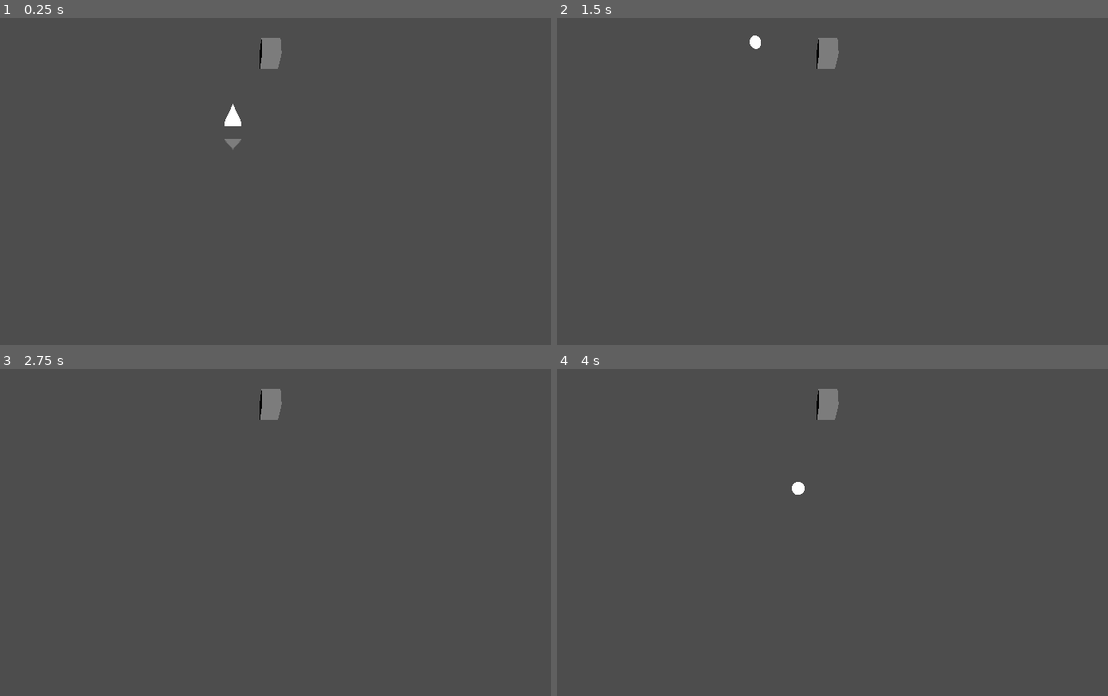
Above: before the commit, frames 1-4 (two rows, left to right).
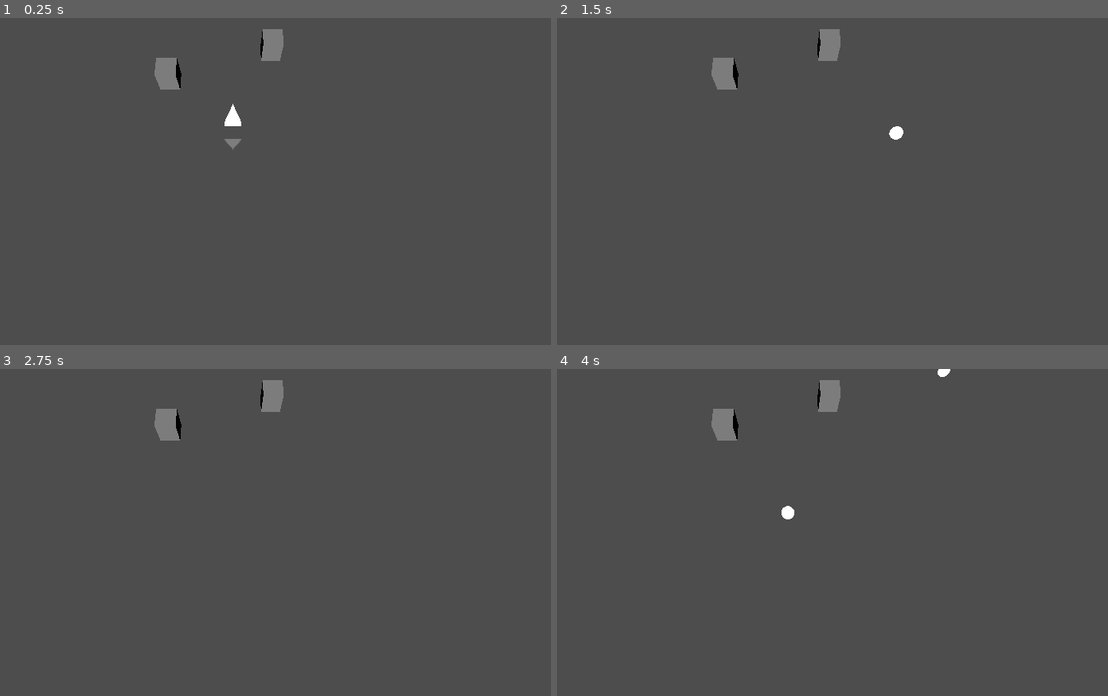
Above: after the commit, the same moments.

Repository: mtthwm/wildjamdec2024
Game: Godot game, scene res://Scenes/game.tscn
Same seed, same stepped clock (60 frames per second), same inputs: the game is played once before the commit and once after it. This scene is started directly instead of the project's main scene.
Inputs (mouse positions are in pixels of both pictures, inside the frame that each line leads up to):
- Up to frame 1 (0.25 s): no input
- Up to frame 2 (1.5 s): tap Enter (ui_accept) at 0.5, 0.77 s; move the mouse to (931, 178) at 0.52 s; press the mouse at (931, 178) at 0.53 s; move the mouse to (661, 214) at 1.27 s; release the mouse at (661, 214) at 1.28 s; tap A (a_pressed) at 1.35 s
- Up to frame 3 (2.75 s): tap Enter (ui_accept) at 1.52 s; click (104, 565) at 1.55 s; move the mouse to (297, 470) at 2.02 s; hold D (d_pressed) from 2.03 s (still down); click (297, 470) at 2.3 s
- Up to frame 4 (4 s): move the mouse to (755, 617) at 2.77 s; release D (d_pressed) at 2.78 s; tap E (e_pressed) at 2.85 s; tap Enter (ui_accept) at 3.02, 3.77 s; click (755, 617) at 3.05 s; move the mouse to (981, 601) at 3.52 s; press the mouse at (981, 601) at 3.53 s

The runs differ from the first frame. In frame 1, 0.6% of the frame differs, in the area x 28-52%, y 3-22%; in frame 2, 0.8%; in frame 3, 0.6%; in frame 4, 0.8%, in the area x 28-72%, y 0-46%.

Commit message:
more rocks

Diff:
--- a/Scenes/rock.tscn
+++ b/Scenes/Game/rock.tscn
@@ -1,21 +1,22 @@
-[gd_scene load_steps=5 format=3 uid="uid://1q7xvt6vqpsf"]
+[gd_scene load_steps=4 format=3 uid="uid://1q7xvt6vqpsf"]
 
 [ext_resource type="Script" path="res://Scripts/rock.gd" id="1_4180p"]
 
 [sub_resource type="BoxMesh" id="BoxMesh_cg3dd"]
 
-[sub_resource type="PhysicsMaterial" id="PhysicsMaterial_82rp3"]
-
 [sub_resource type="BoxShape3D" id="BoxShape3D_wdqpi"]
 
 [node name="Rock" type="Node3D"]
+transform = Transform3D(1, 0, 0, 0, 1, 0, 0, 0, 1, 0, 0.5, 0)
 script = ExtResource("1_4180p")
+initial_health = 30.0
 
 [node name="MeshInstance3D" type="MeshInstance3D" parent="."]
 mesh = SubResource("BoxMesh_cg3dd")
 
-[node name="StaticBody3D" type="StaticBody3D" parent="."]
-physics_material_override = SubResource("PhysicsMaterial_82rp3")
+[node name="Area3D" type="Area3D" parent="."]
 
-[node name="CollisionShape3D" type="CollisionShape3D" parent="StaticBody3D"]
+[node name="CollisionShape3D" type="CollisionShape3D" parent="Area3D"]
 shape = SubResource("BoxShape3D_wdqpi")
+
+[connection signal="area_entered" from="Area3D" to="." method="_on_area_3d_area_entered"]
--- /dev/null
+++ b/Scenes/MattTest.tscn
@@ -0,0 +1,201 @@
+[gd_scene load_steps=10 format=3 uid="uid://o7xtu6uevrp8"]
+
+[ext_resource type="ArrayMesh" uid="uid://nwnesasp4qft" path="res://Models/GingerbreadEnemy/GingerbreadEnemy.obj" id="1_kxf6i"]
+[ext_resource type="PackedScene" uid="uid://dymwl7ethq0vo" path="res://Models/Cabin/cabin.glb" id="2_mlva7"]
+
+[sub_resource type="BoxMesh" id="BoxMesh_wi7sm"]
+
+[sub_resource type="BoxShape3D" id="BoxShape3D_7j5y4"]
+
+[sub_resource type="BoxShape3D" id="BoxShape3D_623k7"]
+
+[sub_resource type="BoxMesh" id="BoxMesh_f0boa"]
+
+[sub_resource type="Animation" id="Animation_hn4bs"]
+length = 0.001
+tracks/0/type = "bezier"
+tracks/0/imported = false
+tracks/0/enabled = true
+tracks/0/path = NodePath(".:position:x")
+tracks/0/interp = 1
+tracks/0/loop_wrap = true
+tracks/0/keys = {
+"handle_modes": PackedInt32Array(0),
+"points": PackedFloat32Array(0, -0.25, 0, 0.25, 0),
+"times": PackedFloat32Array(0)
+}
+tracks/1/type = "bezier"
+tracks/1/imported = false
+tracks/1/enabled = true
+tracks/1/path = NodePath(".:position:y")
+tracks/1/interp = 1
+tracks/1/loop_wrap = true
+tracks/1/keys = {
+"handle_modes": PackedInt32Array(0),
+"points": PackedFloat32Array(0, -0.25, 0, 0.25, 0),
+"times": PackedFloat32Array(0)
+}
+tracks/2/type = "bezier"
+tracks/2/imported = false
+tracks/2/enabled = true
+tracks/2/path = NodePath(".:position:z")
+tracks/2/interp = 1
+tracks/2/loop_wrap = true
+tracks/2/keys = {
+"handle_modes": PackedInt32Array(0),
+"points": PackedFloat32Array(0, -0.25, 0, 0.25, 0),
+"times": PackedFloat32Array(0)
+}
+tracks/3/type = "bezier"
+tracks/3/imported = false
+tracks/3/enabled = true
+tracks/3/path = NodePath(".:rotation:x")
+tracks/3/interp = 1
+tracks/3/loop_wrap = true
+tracks/3/keys = {
+"handle_modes": PackedInt32Array(0),
+"points": PackedFloat32Array(0, -0.25, 0, 0.25, 0),
+"times": PackedFloat32Array(0)
+}
+tracks/4/type = "bezier"
+tracks/4/imported = false
+tracks/4/enabled = true
+tracks/4/path = NodePath(".:rotation:y")
+tracks/4/interp = 1
+tracks/4/loop_wrap = true
+tracks/4/keys = {
+"handle_modes": PackedInt32Array(0),
+"points": PackedFloat32Array(0, -0.25, 0, 0.25, 0),
+"times": PackedFloat32Array(0)
+}
+tracks/5/type = "bezier"
+tracks/5/imported = false
+tracks/5/enabled = true
+tracks/5/path = NodePath(".:rotation:z")
+tracks/5/interp = 1
+tracks/5/loop_wrap = true
+tracks/5/keys = {
+"handle_modes": PackedInt32Array(0),
+"points": PackedFloat32Array(0, -0.25, 0, 0.25, 0),
+"times": PackedFloat32Array(0)
+}
+
+[sub_resource type="Animation" id="Animation_m6khd"]
+resource_name = "Run"
+length = 0.8
+loop_mode = 1
+tracks/0/type = "bezier"
+tracks/0/imported = false
+tracks/0/enabled = true
+tracks/0/path = NodePath(".:position:x")
+tracks/0/interp = 1
+tracks/0/loop_wrap = true
+tracks/0/keys = {
+"handle_modes": PackedInt32Array(0, 0, 0, 0, 0),
+"points": PackedFloat32Array(0, -0.25, 0, 0.25, 0, -11.4223, -0.25, 0, 0.25, 0, -0.446811, -0.25, 0, 0.25, 0, -0.446811, -0.25, 0, 0.25, 0, 0, -0.25, 0, 0.25, 0),
+"times": PackedFloat32Array(0, 0.2, 0.4, 0.6, 0.766667)
+}
+tracks/1/type = "bezier"
+tracks/1/imported = false
+tracks/1/enabled = true
+tracks/1/path = NodePath(".:position:y")
+tracks/1/interp = 1
+tracks/1/loop_wrap = true
+tracks/1/keys = {
+"handle_modes": PackedInt32Array(0, 0, 0, 0, 0),
+"points": PackedFloat32Array(0, -0.25, 0, 0.25, 0, 10.4869, -0.25, 0, 0.25, 0, 1.89158, -0.25, 0, 0.25, 0, 8.18686, -0.25, 0, 0.25, 0, 0, -0.25, 0, 0.25, 0),
+"times": PackedFloat32Array(0, 0.2, 0.4, 0.6, 0.766667)
+}
+tracks/2/type = "bezier"
+tracks/2/imported = false
+tracks/2/enabled = true
+tracks/2/path = NodePath(".:position:z")
+tracks/2/interp = 1
+tracks/2/loop_wrap = true
+tracks/2/keys = {
+"handle_modes": PackedInt32Array(0, 0, 0, 0, 0),
+"points": PackedFloat32Array(0, -0.25, 0, 0.25, 0, -10.2829, -0.25, 0, 0.25, 0, 0, -0.25, 0, 0.25, 0, 0, -0.25, 0, 0.25, 0, 0, -0.25, 0, 0.25, 0),
+"times": PackedFloat32Array(0, 0.2, 0.4, 0.6, 0.766667)
+}
+tracks/3/type = "bezier"
+tracks/3/imported = false
+tracks/3/enabled = true
+tracks/3/path = NodePath(".:rotation:x")
+tracks/3/interp = 1
+tracks/3/loop_wrap = true
+tracks/3/keys = {
+"handle_modes": PackedInt32Array(0, 0, 0, 0, 0),
+"points": PackedFloat32Array(0, -0.25, 0, 0.25, 0, -0.530427, -0.25, 0, 0.25, 0, 0, -0.25, 0, 0.25, 0, 0.421402, -0.25, 0, 0.25, 0, 0, -0.25, 0, 0.25, 0),
+"times": PackedFloat32Array(0, 0.2, 0.4, 0.6, 0.766667)
+}
+tracks/4/type = "bezier"
+tracks/4/imported = false
+tracks/4/enabled = true
+tracks/4/path = NodePath(".:rotation:y")
+tracks/4/interp = 1
+tracks/4/loop_wrap = true
+tracks/4/keys = {
+"handle_modes": PackedInt32Array(0, 0, 0, 0, 0),
+"points": PackedFloat32Array(0, -0.25, 0, 0.25, 0, -0.756834, -0.25, 0, 0.25, 0, 0, -0.25, 0, 0.25, 0, 0.673382, -0.25, 0, 0.25, 0, 0, -0.25, 0, 0.25, 0),
+"times": PackedFloat32Array(0, 0.2, 0.4, 0.6, 0.766667)
+}
+tracks/5/type = "bezier"
+tracks/5/imported = false
+tracks/5/enabled = true
+tracks/5/path = NodePath(".:rotation:z")
+tracks/5/interp = 1
+tracks/5/loop_wrap = true
+tracks/5/keys = {
+"handle_modes": PackedInt32Array(0, 0, 0, 0, 0),
+"points": PackedFloat32Array(0, -0.25, 0, 0.25, 0, 0.0249361, -0.25, 0, 0.25, 0, 0, -0.25, 0, 0.25, 0, 0.0395786, -0.25, 0, 0.25, 0, 0, -0.25, 0, 0.25, 0),
+"times": PackedFloat32Array(0, 0.2, 0.4, 0.6, 0.766667)
+}
+
+[sub_resource type="AnimationLibrary" id="AnimationLibrary_8s8ig"]
+_data = {
+"RESET": SubResource("Animation_hn4bs"),
+"Run": SubResource("Animation_m6khd")
+}
+
+[node name="Node3D" type="Node3D"]
+
+[node name="Floor" type="Node3D" parent="."]
+transform = Transform3D(17.3569, 0, 0, 0, 1, 0, 0, 0, 12.1105, 0, 0, 0)
+
+[node name="MeshInstance3D" type="MeshInstance3D" parent="Floor"]
+mesh = SubResource("BoxMesh_wi7sm")
+
+[node name="StaticBody3D" type="StaticBody3D" parent="Floor"]
+
+[node name="CollisionShape3D" type="CollisionShape3D" parent="Floor/StaticBody3D"]
+shape = SubResource("BoxShape3D_7j5y4")
+
+[node name="RigidBody3D" type="RigidBody3D" parent="."]
+transform = Transform3D(0.699077, 0.715046, 0, -0.715046, 0.699077, 0, 0, 0, 1, 0, 8.46852, 0)
+
+[node name="CollisionShape3D" type="CollisionShape3D" parent="RigidBody3D"]
+shape = SubResource("BoxShape3D_623k7")
+
+[node name="MeshInstance3D" type="MeshInstance3D" parent="RigidBody3D"]
+mesh = SubResource("BoxMesh_f0boa")
+
+[node name="Camera3D" type="Camera3D" parent="."]
+transform = Transform3D(-3.78552e-08, 0.5, -0.866025, 2.18557e-08, 0.866025, 0.5, 1, 0, -4.37114e-08, -12, 7, 0)
+
+[node name="DirectionalLight3D" type="DirectionalLight3D" parent="."]
+transform = Transform3D(0.5, 0.752279, -0.42904, 0.866025, -0.434329, 0.247707, 0, -0.495413, -0.868657, 0, 11, 0)
+
+[node name="SpotLight3D" type="SpotLight3D" parent="DirectionalLight3D"]
+transform = Transform3D(0.5022, 0.811504, 0.29876, -0.786279, 0.572316, -0.232853, -0.359946, -0.11797, 0.925485, -5.09808, 1.00948, 7.48269)
+
+[node name="GingerbreadEnemy" type="MeshInstance3D" parent="."]
+mesh = ExtResource("1_kxf6i")
+metadata/_edit_group_ = true
+
+[node name="AnimationPlayer" type="AnimationPlayer" parent="GingerbreadEnemy"]
+libraries = {
+"": SubResource("AnimationLibrary_8s8ig")
+}
+autoplay = "Run"
+
+[node name="cabin" parent="." instance=ExtResource("2_mlva7")]
--- /dev/null
+++ b/Scenes/bullet.tscn
@@ -0,0 +1,35 @@
+[gd_scene load_steps=5 format=3 uid="uid://4isa3djw22cn"]
+
+[ext_resource type="Script" path="res://Scripts/bullet.gd" id="1_rqudi"]
+
+[sub_resource type="ORMMaterial3D" id="ORMMaterial3D_tcdh3"]
+emission_enabled = true
+emission = Color(1, 1, 1, 1)
+
+[sub_resource type="SphereMesh" id="SphereMesh_glifu"]
+radius = 0.3
+height = 0.6
+
+[sub_resource type="SphereShape3D" id="SphereShape3D_qln0x"]
+radius = 0.291503
+
+[node name="Bullet" type="Node3D"]
+script = ExtResource("1_rqudi")
+
+[node name="MeshInstance3D" type="MeshInstance3D" parent="."]
+material_override = SubResource("ORMMaterial3D_tcdh3")
+mesh = SubResource("SphereMesh_glifu")
+
+[node name="RayCast3D" type="RayCast3D" parent="."]
+target_position = Vector3(0, 0, -0.3)
+
+[node name="Timer" type="Timer" parent="."]
+wait_time = 5.0
+
+[node name="Area3D" type="Area3D" parent="." groups=["bullet"]]
+
+[node name="CollisionShape3D" type="CollisionShape3D" parent="Area3D"]
+shape = SubResource("SphereShape3D_qln0x")
+
+[connection signal="timeout" from="Timer" to="." method="_on_timer_timeout"]
+[connection signal="body_entered" from="Area3D" to="." method="_on_area_3d_body_entered"]
--- a/Scenes/game.tscn
+++ b/Scenes/game.tscn
@@ -1,7 +1,7 @@
 [gd_scene load_steps=3 format=3 uid="uid://bq2yq6o38kab4"]
 
-[ext_resource type="PackedScene" uid="uid://deavkqm2skg1p" path="res://Scenes/skater.tscn" id="1_q3yui"]
-[ext_resource type="PackedScene" uid="uid://1q7xvt6vqpsf" path="res://Scenes/rock.tscn" id="2_uu7pq"]
+[ext_resource type="PackedScene" uid="uid://8rhno36w4yh2" path="res://Scenes/skater.tscn" id="1_q3yui"]
+[ext_resource type="PackedScene" uid="uid://1q7xvt6vqpsf" path="res://Scenes/Game/rock.tscn" id="2_uu7pq"]
 
 [node name="Game" type="Node3D"]
 
@@ -11,4 +11,7 @@
 transform = Transform3D(1, 0, 0, 0, 0.707107, 0.707107, 0, -0.707107, 0.707107, 0, 16, 6)
 
 [node name="Rock" parent="." instance=ExtResource("2_uu7pq")]
-transform = Transform3D(1, 0, 0, 0, 1, 0, 0, 0, 1, 2, 0, -6)
+transform = Transform3D(1, 0, 0, 0, 1, 0, 0, 0, 1, 2, 0.5, -6)
+
+[node name="Rock2" parent="." instance=ExtResource("2_uu7pq")]
+transform = Transform3D(1, 0, 0, 0, 1, 0, 0, 0, 1, -3.20227, 0.5, -4.19207)
--- /dev/null
+++ b/Scenes/skater.tscn
@@ -0,0 +1,55 @@
+[gd_scene load_steps=7 format=3 uid="uid://8rhno36w4yh2"]
+
+[ext_resource type="Script" path="res://Scripts/skater.gd" id="1_q1yof"]
+[ext_resource type="Script" path="res://Scripts/cursor.gd" id="2_wuudf"]
+
+[sub_resource type="PrismMesh" id="PrismMesh_3a48r"]
+size = Vector3(0.8, 0.5, 0.1)
+
+[sub_resource type="BoxShape3D" id="BoxShape3D_n5pok"]
+size = Vector3(0.5, 0.3, 1)
+
+[sub_resource type="ORMMaterial3D" id="ORMMaterial3D_edviy"]
+emission_enabled = true
+emission = Color(1, 1, 1, 1)
+
+[sub_resource type="PrismMesh" id="PrismMesh_qnylg"]
+size = Vector3(0.8, 1, 0.3)
+
+[node name="Skater" type="CharacterBody3D"]
+script = ExtResource("1_q1yof")
+
+[node name="aim" type="CharacterBody3D" parent="."]
+script = ExtResource("2_wuudf")
+
+[node name="aim" type="MeshInstance3D" parent="aim"]
+transform = Transform3D(1, 0, 0, 0, -4.37114e-08, 1, 0, -1, -4.37114e-08, 0, 0.300309, -1.57261)
+transparency = 0.8
+mesh = SubResource("PrismMesh_3a48r")
+skeleton = NodePath("../..")
+
+[node name="cursor" type="MeshInstance3D" parent="aim"]
+top_level = true
+
+[node name="RayCast3D" type="RayCast3D" parent="aim"]
+transform = Transform3D(1, 0, 0, 0, 1, 0, 0, 0, 1, 0, 0.299647, -0.353018)
+target_position = Vector3(0, 0, -1)
+
+[node name="Camera3D2" type="Camera3D" parent="."]
+transform = Transform3D(1, 0, 0, 0, 0.267238, 0.963631, 0, -0.963631, 0.267238, 0, 10.045, 4.78142)
+top_level = true
+
+[node name="Timer" type="Timer" parent="."]
+wait_time = 1.5
+one_shot = true
+
+[node name="CollisionShape3D" type="CollisionShape3D" parent="."]
+transform = Transform3D(1, 0, 0, 0, 1, -2.96059e-15, 0, 2.96059e-15, 1, -1.88081e-37, 0.3, 8.29045e-16)
+shape = SubResource("BoxShape3D_n5pok")
+
+[node name="MeshInstance3D" type="MeshInstance3D" parent="."]
+transform = Transform3D(1, 4.59763e-37, -1.05181e-29, 0, -4.37115e-08, 0.999999, 0, -1, -4.37114e-08, -5.64239e-37, 0.3, 2.11758e-22)
+material_override = SubResource("ORMMaterial3D_edviy")
+mesh = SubResource("PrismMesh_qnylg")
+
+[connection signal="timeout" from="Timer" to="aim" method="_on_timer_timeout"]
--- a/Scripts/cursor.gd
+++ b/Scripts/cursor.gd
@@ -28,7 +28,7 @@
 	var player_pos = global_transform.origin
 	var dropPlane = Plane(Vector3(0, 1, 0), player_pos.y)
 
-	var ray_length = 100
+	var ray_length = 1000
 	var mouse_pos = get_viewport().get_mouse_position()
 	var from = camera.project_ray_origin(mouse_pos)
 	var to = from + camera.project_ray_normal(mouse_pos) * ray_length
--- a/Scripts/rock.gd
+++ b/Scripts/rock.gd
@@ -1,11 +1,20 @@
 extends Node3D
 
-
+@export
+var initial_health:float
+var current_health:float
 # Called when the node enters the scene tree for the first time.
 func _ready() -> void:
-	pass # Replace with function body.
+	current_health = initial_health
 
 
 # Called every frame. 'delta' is the elapsed time since the previous frame.
 func _process(delta: float) -> void:
-	pass
+	if current_health <= 0:
+		queue_free()
+
+
+
+func _on_area_3d_area_entered(area: Area3D) -> void:
+	if area.is_in_group("bullet"):
+		current_health -= 10
--- a/Scripts/skater.gd
+++ b/Scripts/skater.gd
@@ -56,13 +56,13 @@
 		turn(-1)
 
 	#Shoot
-	if (Input.is_action_just_released("left_mouse_click", false)
+	if (Input.is_action_pressed("left_mouse_click", false)
 	&& timer.is_stopped()):
 		var instance = bullet.instantiate()
 		instance.position = playergun.global_position
 		instance.transform.basis = playergun.global_transform.basis
 		get_parent().add_child(instance)
-		timer.start(0.2)
+		timer.start(0.5)
 
 	#  # Add the gravity.
 	#  if not is_on_floor():
